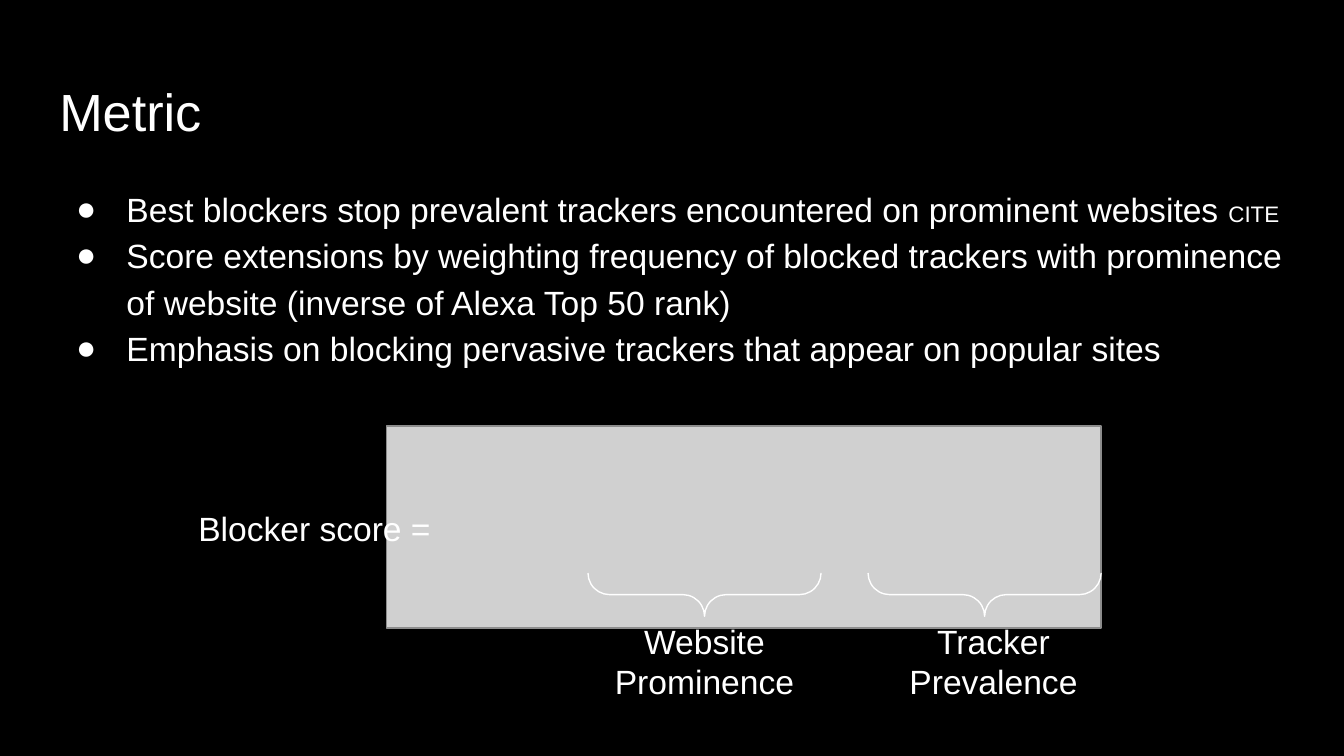
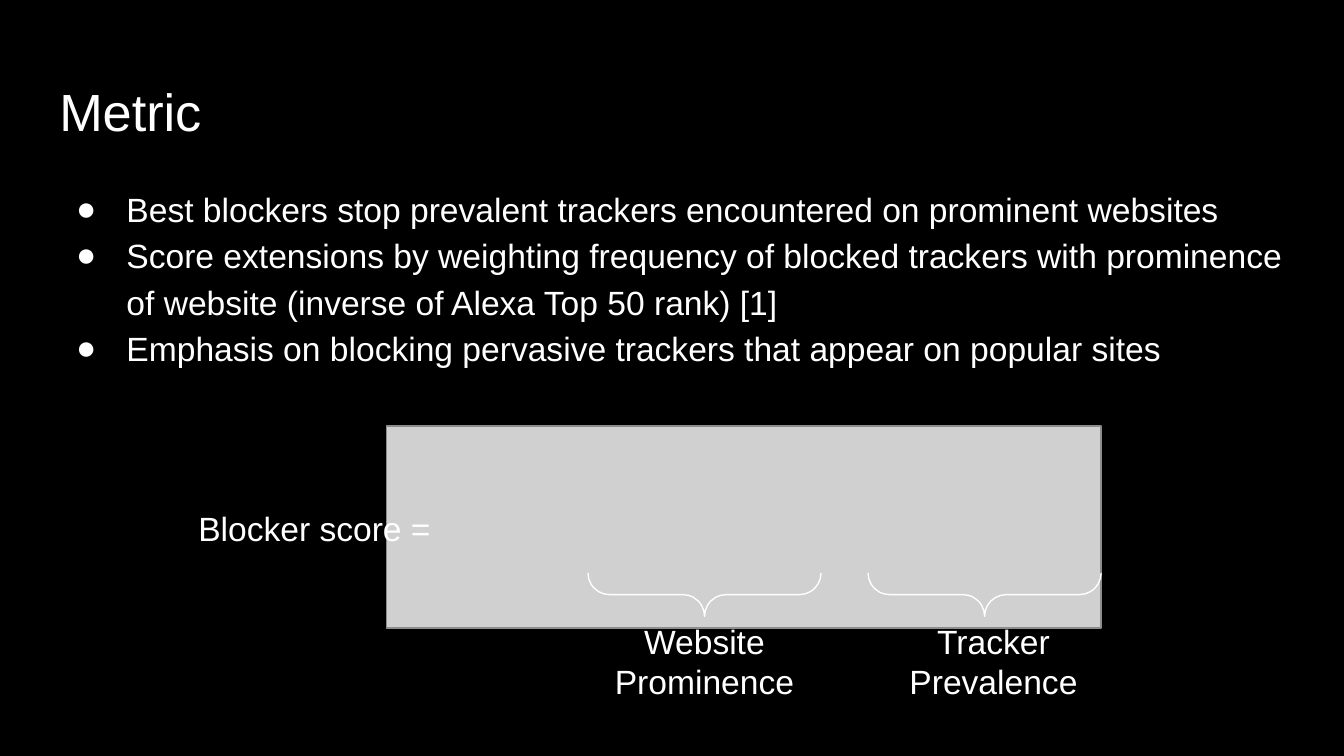
Before and after one commit to liangw6/XYZ, a slide deck: slide 4 of Final Presentation.pptx. Drawn at 1344x756 pixels with LibreOffice and Linux fonts; fonts in the diff are those of the drawing; grey boxes stand for pictures. Boxes give left, top, right and bottom in pixels: in the first picture for what was removed or moved away, otherwise in the second. Text is boxed around its words. In the diff, an @@ line names an element or a change of style, - is before the commit and + after.

```diff
--- a/Final Presentation.pptx
+++ b/Final Presentation.pptx
@@ text at [126, 197, 1281, 321]: text changed @@
-● Best blockers stop prevalent trackers encountered on prominent websites CITE
-● Score extensions by weighting frequency of blocked trackers with prominence of website (inverse of Alexa Top 50 rank)
+● Best blockers stop prevalent trackers encountered on prominent websites
+● Score extensions by weighting frequency of blocked trackers with prominence of website (inverse of Alexa Top 50 rank) [1]
```
Also in this commit, not shown: 4 other slides changed.
